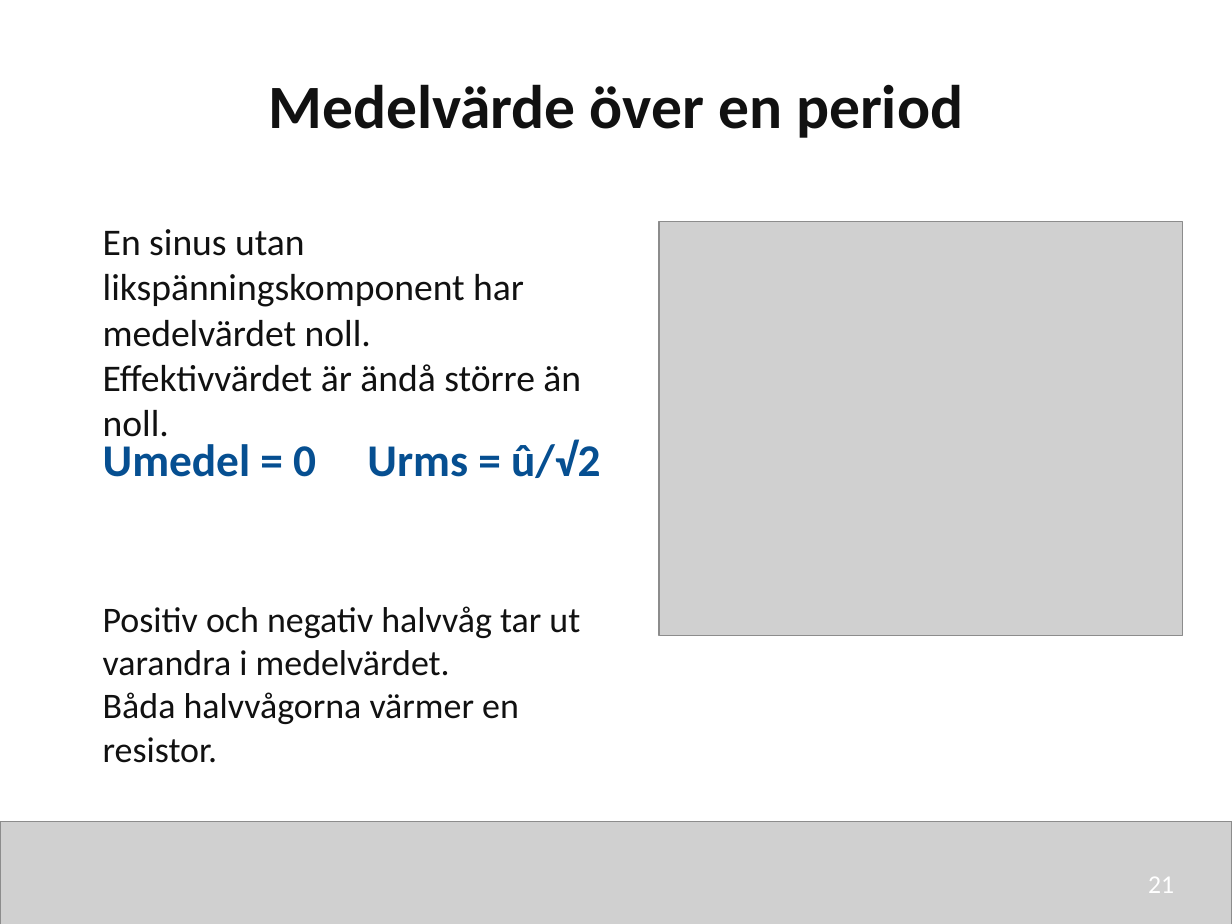
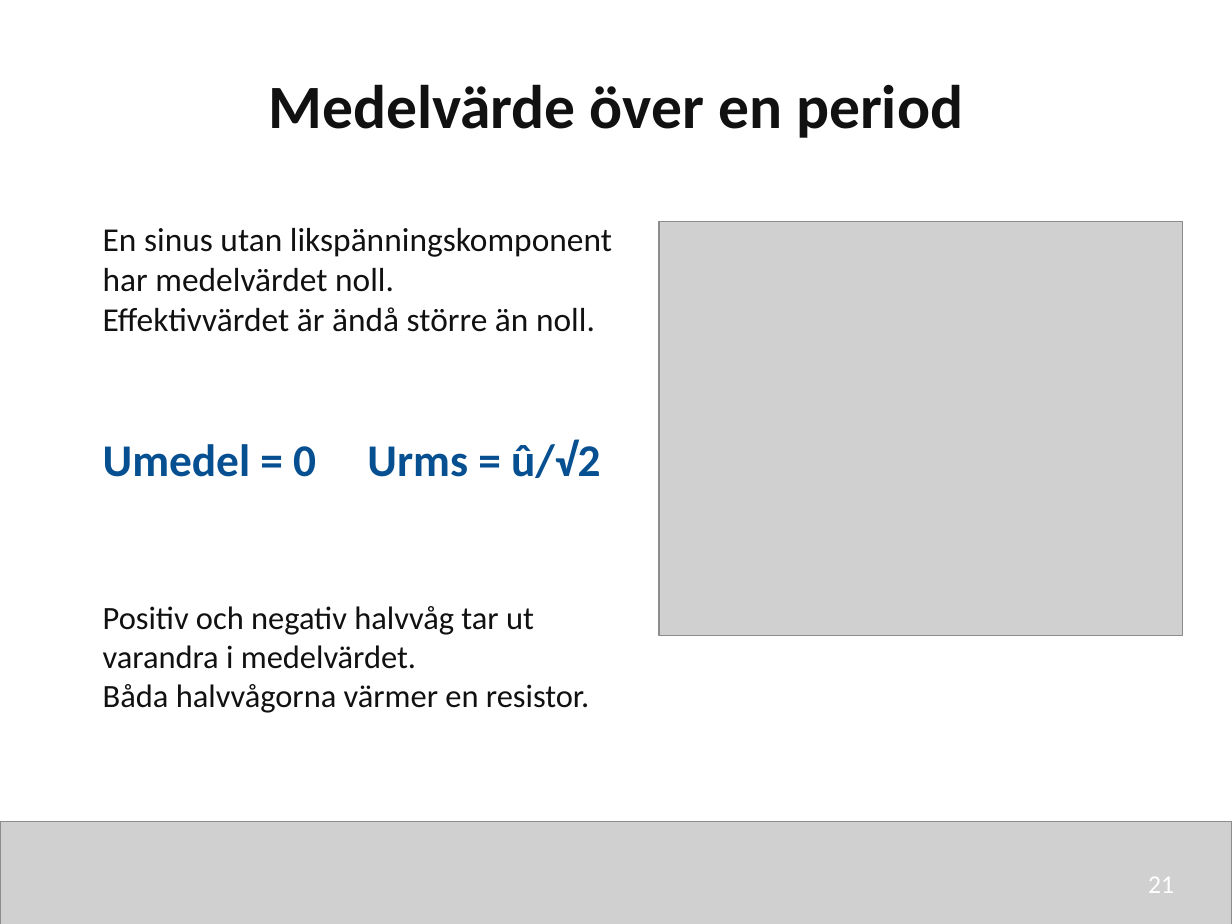
Before and after one commit to nj22az/nj22az.github.io, a slide deck: slide 21 of sjoskolan/vecka-40/aktuell/v40_01_Sinusformad_vaxelspanning_elev.pptx. Drawn at 1232x924 pixels with LibreOffice and Linux fonts; fonts in the diff are those of the drawing; grey boxes stand for pictures. Boxes give left, top, right and bottom in pixels: in the first picture for what was removed or moved away, otherwise in the second. Text is boxed around its words. In the diff, an @@ line names an element or a change of style, - is before the commit and + after.

```diff
--- a/sjoskolan/vecka-40/aktuell/v40_01_Sinusformad_vaxelspanning_elev.pptx
+++ b/sjoskolan/vecka-40/aktuell/v40_01_Sinusformad_vaxelspanning_elev.pptx
@@ text "En sinus utan likspänningskomponent har ..." at bbox=[103, 228, 612, 332]: size 22 to 19.5 pt @@
@@ text "Positiv och negativ halvvåg tar ..." at bbox=[103, 606, 589, 713]: size 21 to 19 pt @@
```
Also in this commit, not shown: 2 other slides changed, 12 other files.
